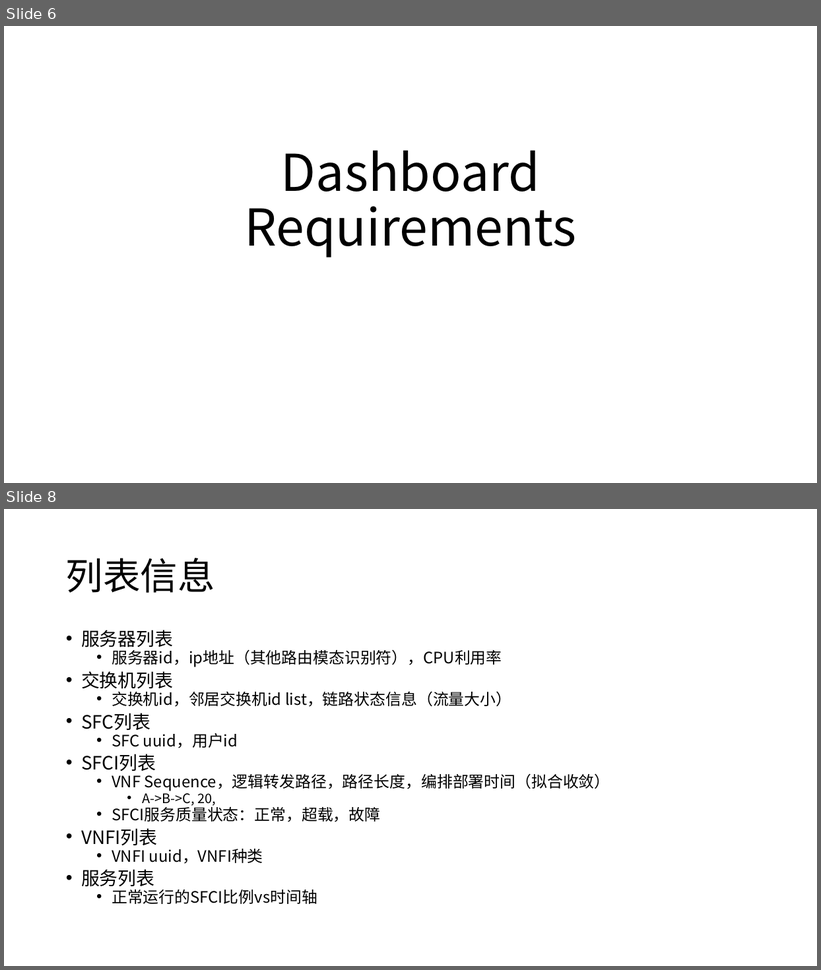
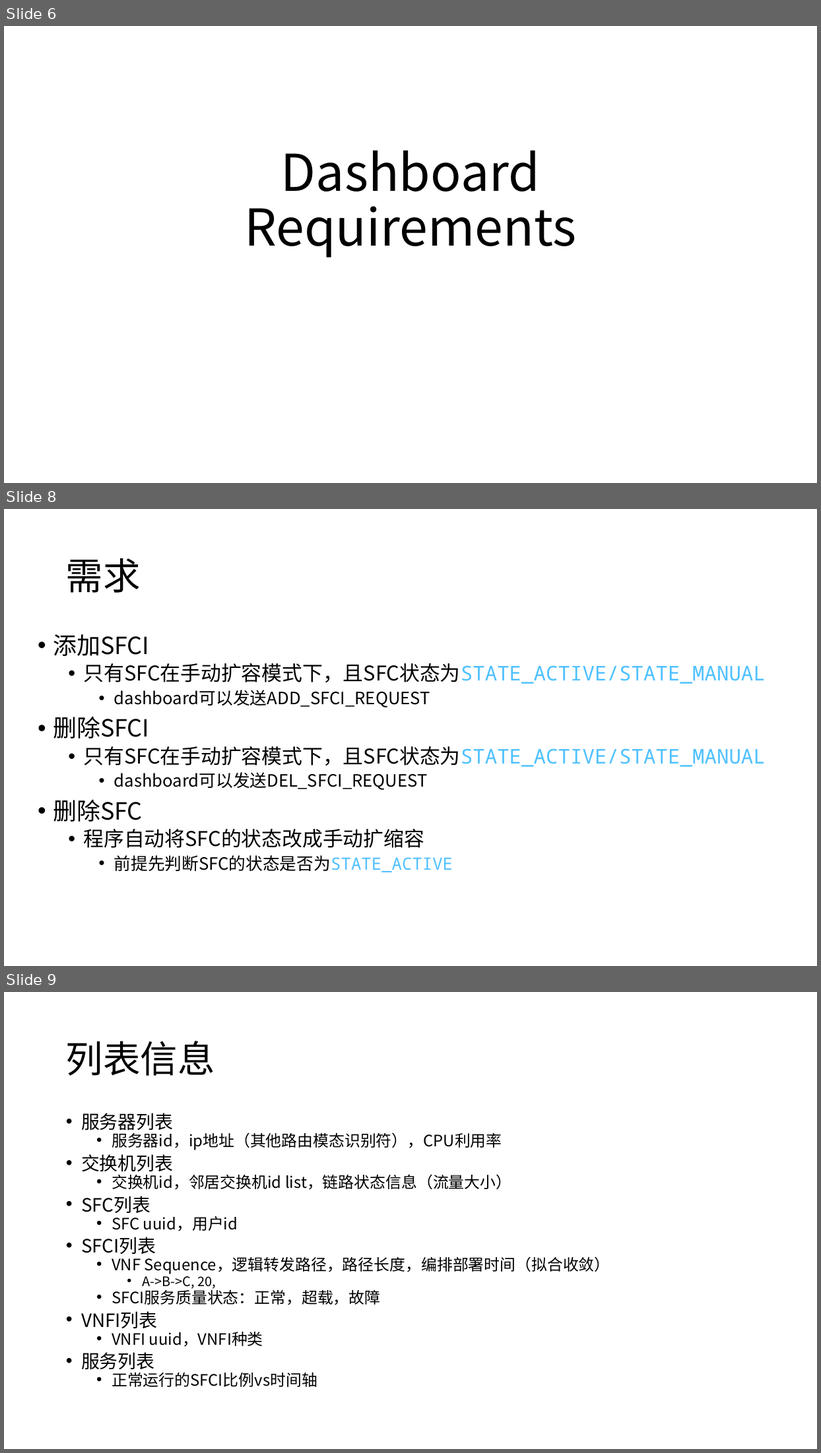
Before and after one commit to magaboomchen/SelfAdaptiveMano, a slide deck: doc/SoftwareDesign/Dashboard/DashboardRequirements.pptx. Shown one above the other, each under a label of ours: slides 6 and 8 before the commit, slides 6, 8 and 9 after it; the slides between them are not shown. The pictures are 821x970 and 821x1453 pixels, drawn with LibreOffice and Linux fonts; fonts in the diff are those of the drawing. Boxes give left, top, right and bottom in pixels: in the first picture for what was removed or moved away, otherwise in the second. Text is boxed around its words. In the diff, an @@ line names an element or a change of style, - is before the commit and + after.

Commit message:
update doc for regulator state machine

```diff
--- a/doc/SoftwareDesign/Dashboard/DashboardRequirements.pptx
+++ b/doc/SoftwareDesign/Dashboard/DashboardRequirements.pptx
@@ slide 8 added at box(4, 509, 817, 966), background #FFFFFF @@
@@ title added at box(66, 558, 141, 593), 44 pt, text #000000 @@
+需求
@@ text added at box(53, 634, 766, 873), 24 pt, text #000000 @@
+• 添加SFCI
+  • 只有SFC在手动扩容模式下，且SFC状态为STATE_ACTIVE/STATE_MANUAL
+    • dashboard可以发送ADD_SFCI_REQUEST
+• 删除SFCI
+  • 只有SFC在手动扩容模式下，且SFC状态为STATE_ACTIVE/STATE_MANUAL
+    • dashboard可以发送DEL_SFCI_REQUEST
+• 删除SFC
+  • 程序自动将SFC的状态改成手动扩缩容
+    • 前提先判断SFC的状态是否为STATE_ACTIVE
@@ what was slide 8 is now slide 9 @@
```
Also in this commit, not shown: 1 slide changed, 5 other files.
